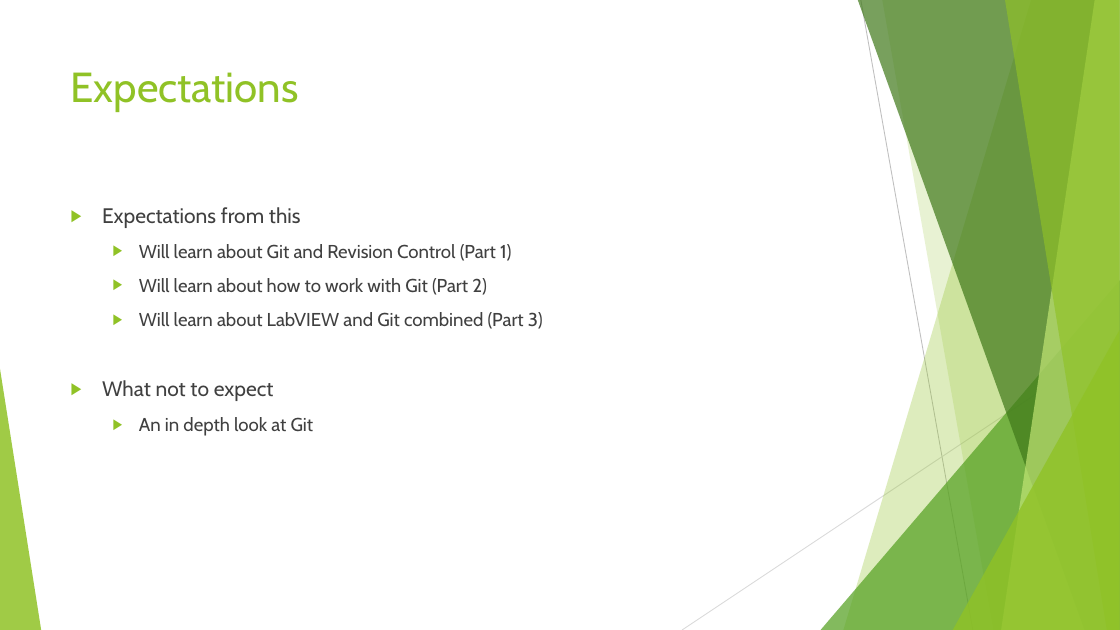
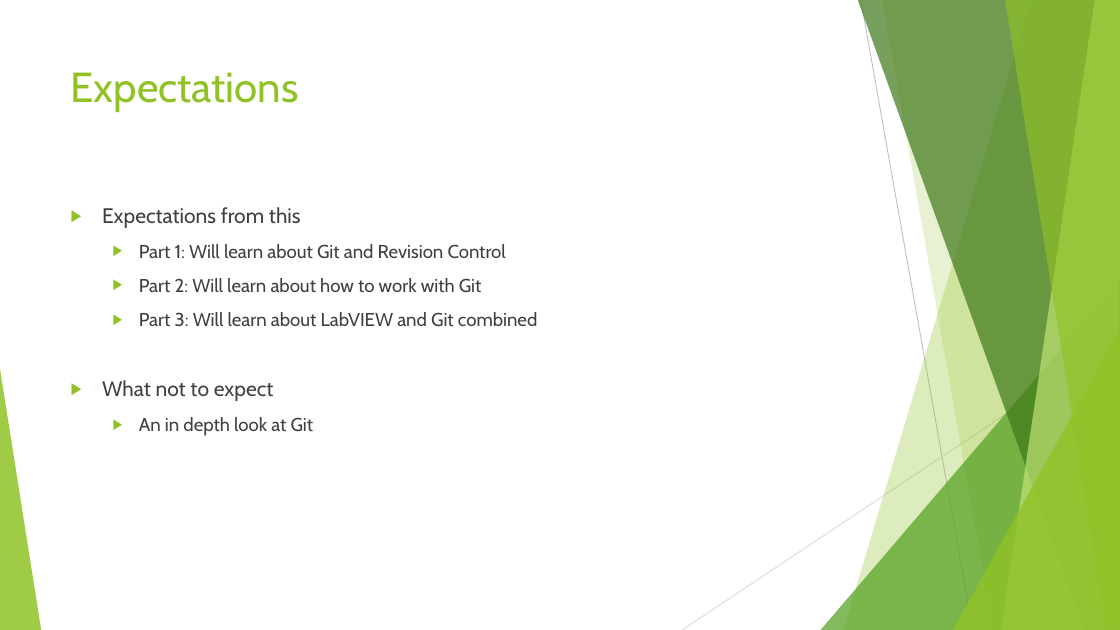
Before and after one commit to sethkaz/git-presentation, a slide deck: slide 3 of Git and LV.pptx. Drawn at 1120x630 pixels with LibreOffice and Linux fonts; fonts in the diff are those of the drawing. Boxes give left, top, right and bottom in pixels: in the first picture for what was removed or moved away, otherwise in the second. Text is boxed around its words. In the diff, an @@ line names an element or a change of style, - is before the commit and + after.

```diff
--- a/Git and LV.pptx
+++ b/Git and LV.pptx
@@ text at <box>139,244,537,327</box>: text changed @@
-  ▶ Will learn about Git and Revision Control (Part 1)
-  ▶ Will learn about how to work with Git (Part 2)
-  ▶ Will learn about LabVIEW and Git combined (Part 3)
+  ▶ Part 1: Will learn about Git and Revision Control
+  ▶ Part 2: Will learn about how to work with Git
+  ▶ Part 3: Will learn about LabVIEW and Git combined
```
Also in this commit, not shown: 7 other slides changed.
